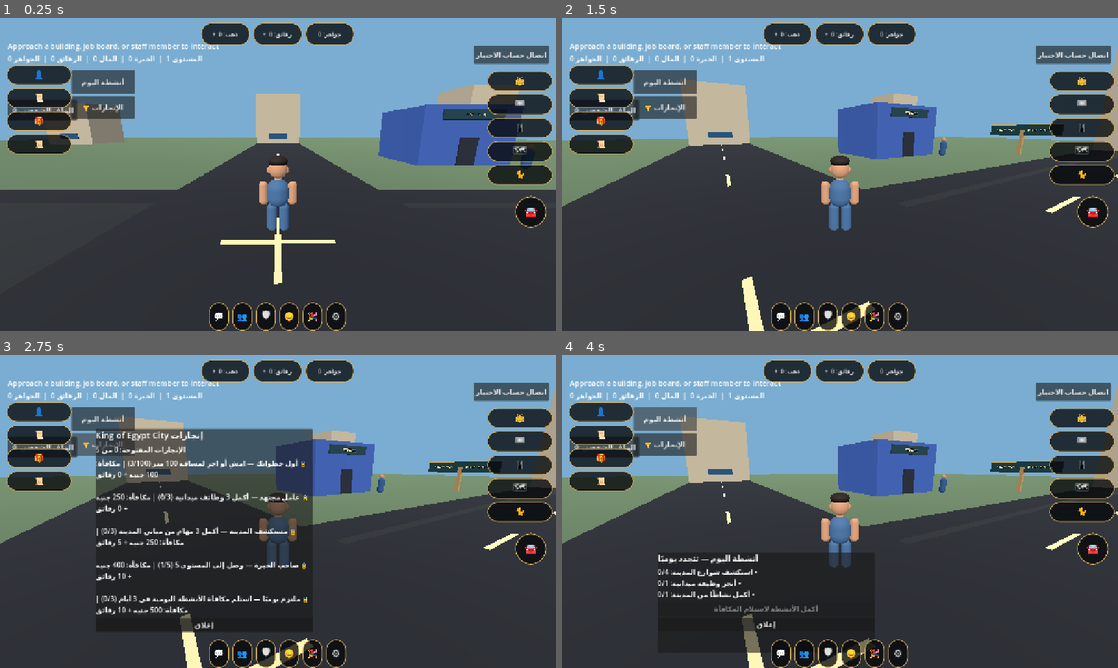
Above: before the commit, frames 1-4 (two rows, left to right).
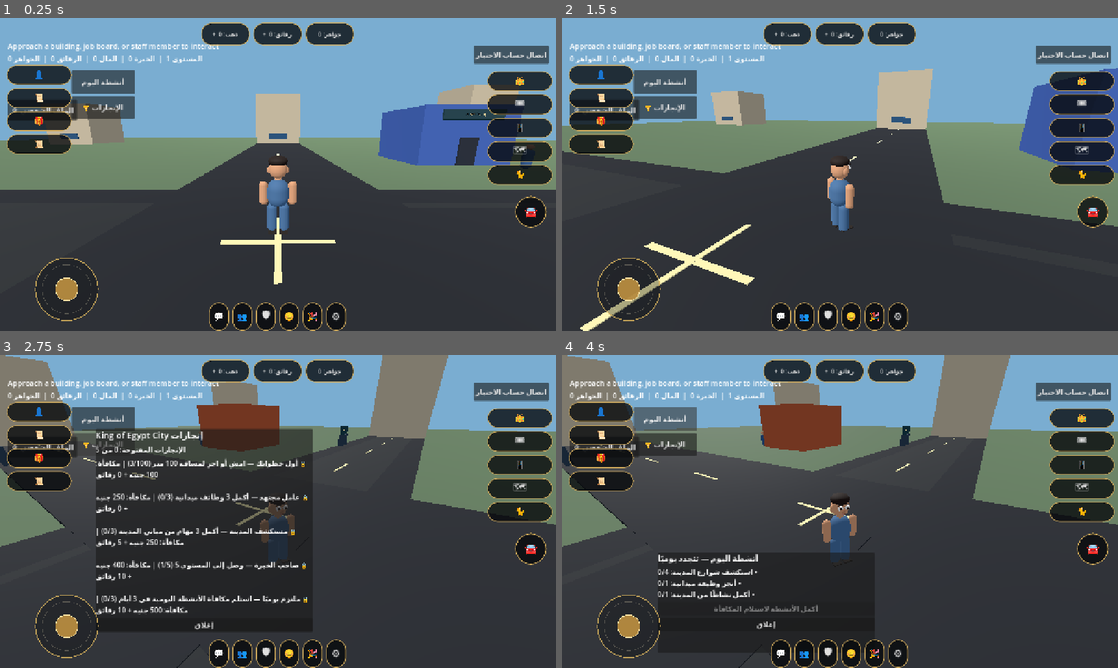
Above: after the commit, the same moments.

Repository: gamalalaraby1988-dotcom/King-Egypt-
Game: Godot game, scene res://scenes/main.tscn
The game is run twice, just before and just after one commit, with the same random seed, the same clock (stepped at 60 frames per second) and the same inputs.
Inputs (mouse positions are in pixels of both pictures, inside the frame that each line leads up to):
- Up to frame 1 (0.25 s): no input
- Up to frame 2 (1.5 s): tap Enter at 0.5 s; move the mouse to (812, 237) at 0.52 s; hold W (move_forward) 0.53-1.25 s; hold Shift (sprint) 0.53-1.25 s; click (812, 237) at 0.67 s; drag from (1006, 221) to (812, 237) at 1.27 s
- Up to frame 3 (2.75 s): click "الإنجازات 🏆" at 2 s
- Up to frame 4 (4 s): click "إغلاق" at 2.75 s; click "أنشطة اليوم" at 3.5 s

The runs differ from the first frame. In frame 1, 0.4% of the frame differs, in the area x 6-18%, y 76-97%; in frame 2, 21%; in frame 3, 25%; in frame 4, 27%, in the area x 0-100%, y 0-100%.
Error before the commit: Parse Error: Identifier "sprint_active" not declared in the current scope. (res://scripts/mobile_hud.gd:31)

Commit message:
Keep sprint disabled in touch HUD update loop

Diff:
--- a/scripts/mobile_hud.gd
+++ b/scripts/mobile_hud.gd
@@ -28,7 +28,7 @@
 		player.set_mobile_sprint(false)
 		return
 	player.set_mobile_move(joystick_vector)
-	player.set_mobile_sprint(sprint_active)
+	player.set_mobile_sprint(false)
 
 func _notification(what: int) -> void:
 	if what == NOTIFICATION_RESIZED:
